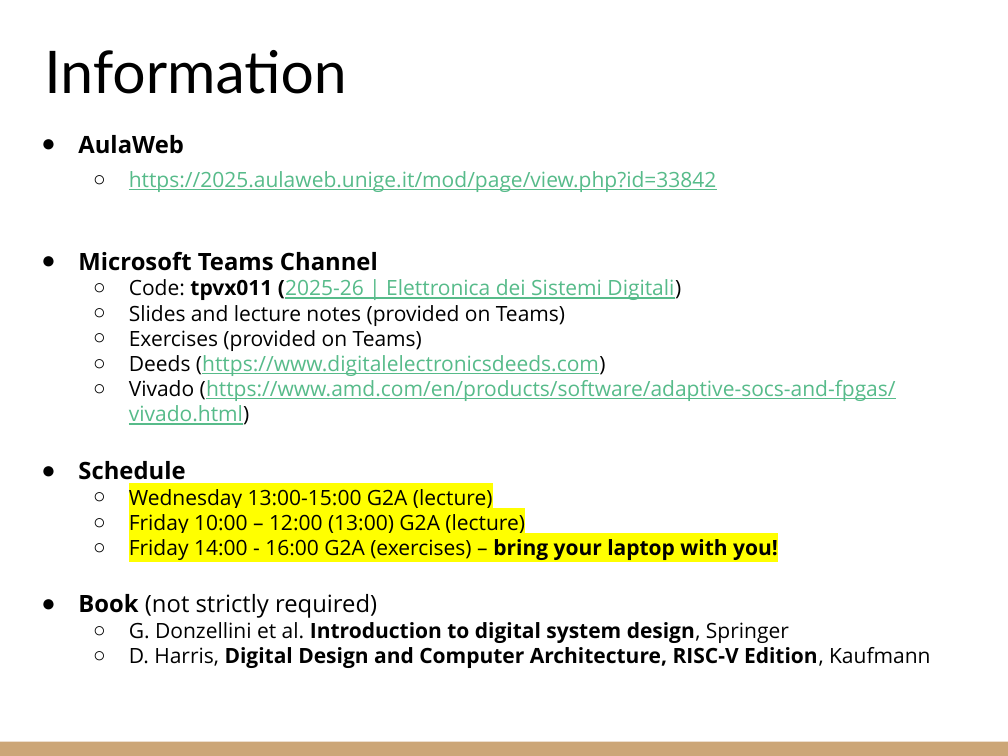
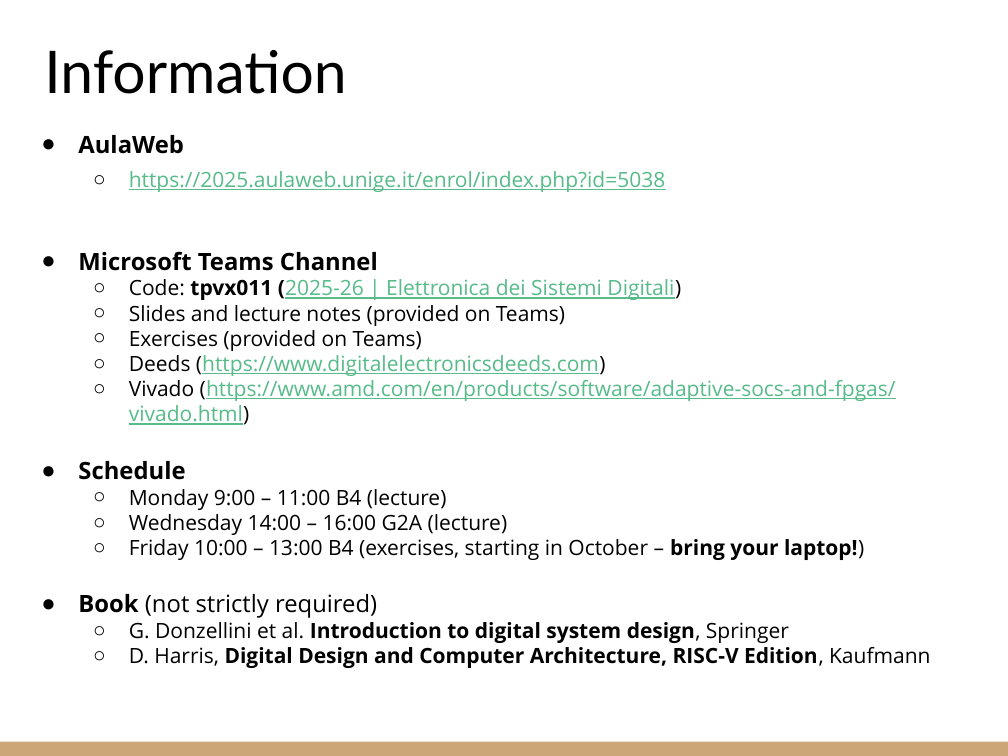
Before and after one commit to riccardoberta/esd, a slide deck: slide 4 of 00 - Introduction.pptx. Drawn at 1008x756 pixels with LibreOffice and Linux fonts; fonts in the diff are those of the drawing. Boxes give left, top, right and bottom in pixels: in the first picture for what was removed or moved away, otherwise in the second. Text is boxed around its words. In the diff, an @@ line names an element or a change of style, - is before the commit and + after.

```diff
--- a/00 - Introduction.pptx
+++ b/00 - Introduction.pptx
@@ text at bbox=[129, 171, 665, 192]: text changed @@
-  ○ https://2025.aulaweb.unige.it/mod/page/view.php?id=33842
+  ○ https://2025.aulaweb.unige.it/enrol/index.php?id=5038
@@ text at bbox=[129, 489, 864, 560]: text changed @@
-  ○ Wednesday 13:00-15:00 G2A (lecture)
-  ○ Friday 10:00 – 12:00 (13:00) G2A (lecture)
-  ○ Friday 14:00 - 16:00 G2A (exercises) – bring your laptop with you!
+  ○ Monday 9:00 – 11:00 B4 (lecture)
+  ○ Wednesday 14:00 – 16:00 G2A (lecture)
+  ○ Friday 10:00 – 13:00 B4 (exercises, starting in October – bring your laptop!)
```
Also in this commit, not shown: 7 other files.
